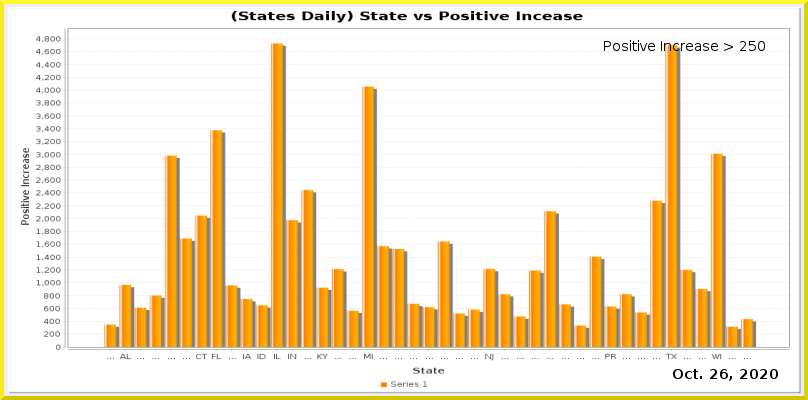
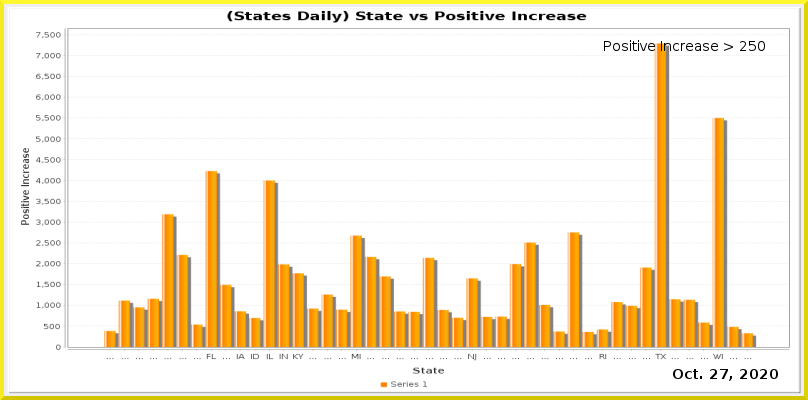
Layers edited between the first and the second (808, 400) image:
painted on "Current Date" over [720, 369, 728, 379]
painted on "Date_vs_TestIncrease.png" over [36, 10, 790, 361]
